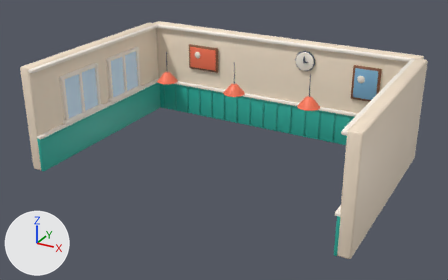
An edit to the glTF model game-prototype/assets/interior/room_bakery.glb, drawn before and after from the same camera.
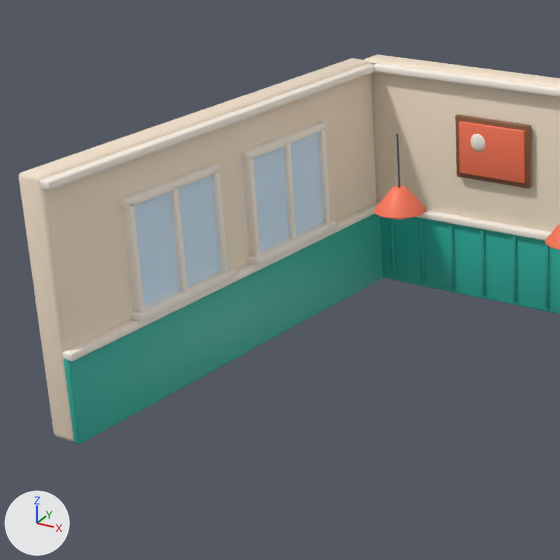
Each version appears first whole from a 50 mm camera at (11.24, -20.72, 11.42) aimed at (-0.01, -0.26, 1.19), and next in a close-up on the part from 3% to 51% of the width and 0% to 77% of the height. Every picture has the same lights, and +X, +Y and +Z are marked at lower left. The last two pictures show the newer version. Vertices at exactly the same position are counted once.

The older version as bpy lines, for what is in view:
```python
me_cube = bpy.data.meshes.new('Cube')
me_cube.from_pydata(...)  # 2552 vertices, 4880 faces; spans x -6.8..6.8, y -8.85..0.25, z -2.2..2.2
me_cube.materials.append(mat_defaultmaterial)
me_cube_030 = bpy.data.meshes.new('Cube.030')
me_cube_030.from_pydata(...)  # a box spanning x -0.05..0.05, y -1.0..1.0, z -0.9..0.9; a box spanning x -0.05..0.05, y 2.0..4.0, z -0.9..0.9; a UV sphere (10 segments, 6 rings, poles along z) spanning x 3.14..3.42, y 1.65..1.95, z 0.35..0.65; a UV sphere (10 segments, 6 rings, poles along z) spanning x 6.34..6.62, y 1.65..1.95, z 0.35..0.65; a UV sphere (10 segments, 6 rings, poles along z) spanning x 9.54..9.82, y 1.65..1.95, z 0.35..0.65
me_cube_030.materials.append(mat_defaultmaterial_001)
ob_glass_room_bakery = bpy.data.objects.new('Glass_room_bakery', me_cube_030)
ob_glass_room_bakery.location = (-6.28, -1.6, 2.6)
ob_room_bakery = bpy.data.objects.new('room_bakery', me_cube)
ob_room_bakery.location = (0.0, 4.55, 2.2)
```
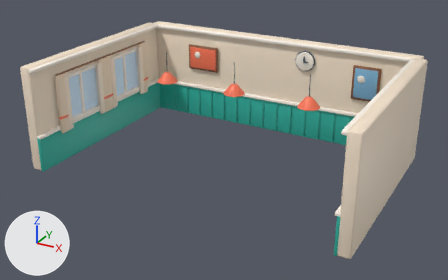
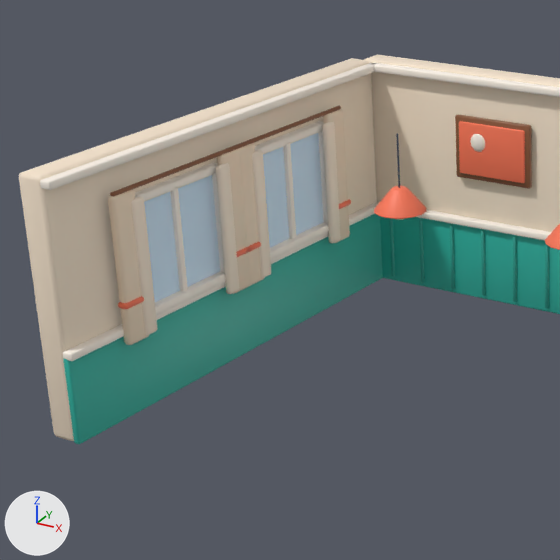
Boxes [x1, y1, x2, y2] around the edits, measured in the close-ups (560 x 560 px):
part 1 of me_cube, added: after [110, 145, 238, 197]
part 2 of me_cube, added: after [236, 105, 341, 149]
part 3 of me_cube, added: after [215, 109, 351, 294]
part 4 of me_cube, added: after [108, 190, 158, 345]

What changed in the scene script:
```text
Change me_cube:
    used by ob_room_bakery; location = (0.0, 4.55, 2.2)
    remove me_cube.from_pydata(...)  # 2552 vertices, 4880 faces; spans x -6.8..6.8, y -8.85..0.25, z -2.2..2.2
    add me_cube.from_pydata(...)  # 3256 vertices, 6232 faces; spans x -6.8..6.8, y -8.85..0.25, z -2.2..2.2
    me_cube part 1: a new loose piece, an 8-sided cylinder along y spanning x -6.14..-6.06, y -7.65..-4.65, z 1.58..1.66, in mat_defaultmaterial
    me_cube part 2: a new loose piece, an 8-sided cylinder along y spanning x -6.14..-6.06, y -4.65..-1.65, z 1.58..1.66, in mat_defaultmaterial
    me_cube part 3: 504 vertices added at x -6.18..-5.98, y -5.24..-1.57, z -0.9..1.6
    me_cube part 4: 168 vertices added at x -6.18..-5.98, y -7.73..-7.06, z -0.9..1.6
```
